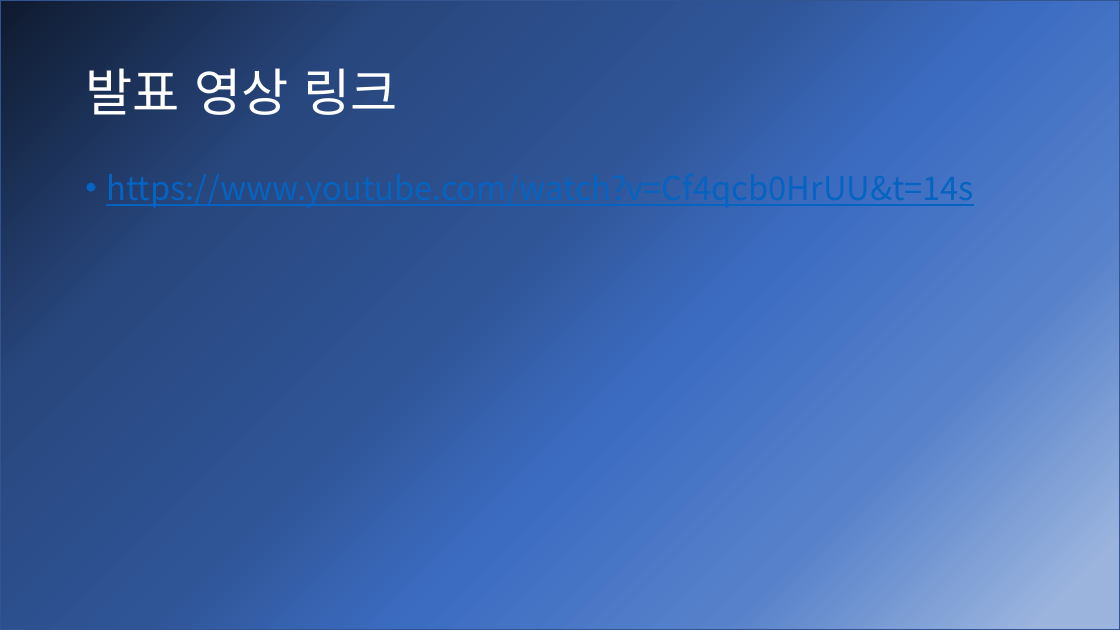
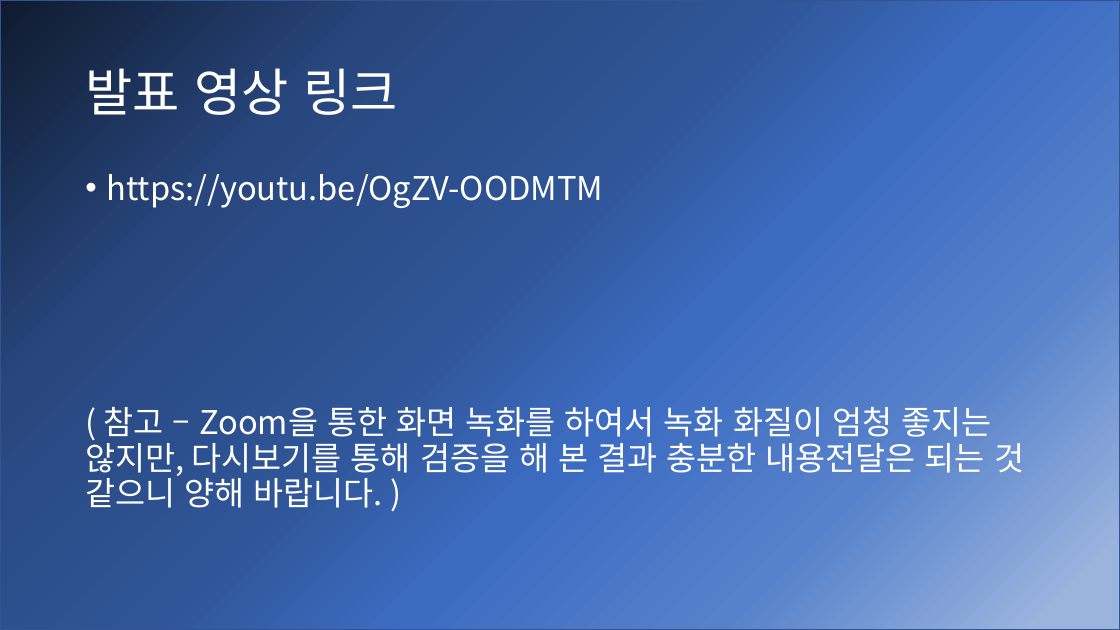
Before and after one commit to captainSosil/Teaming, a slide deck: slide 30 of Desktop/응소실플젝/2020학년도응소실/응용소프트웨어실습_6조_최종발표자료.pptx. Drawn at 1120x630 pixels with LibreOffice and Linux fonts; fonts in the diff are those of the drawing. Boxes give left, top, right and bottom in pixels: in the first picture for what was removed or moved away, otherwise in the second. Text is boxed around its words. In the diff, an @@ line names an element or a change of style, - is before the commit and + after.

Commit message:
최종발표자료 수정
최종발표자료 수정

```diff
--- a/Desktop/응소실플젝/2020학년도응소실/응용소프트웨어실습_6조_최종발표자료.pptx
+++ b/Desktop/응소실플젝/2020학년도응소실/응용소프트웨어실습_6조_최종발표자료.pptx
@@ text at (85, 174, 1024, 508): text changed; text colour #0563C1 to #FFFFFF @@
-• https://www.youtube.com/watch?v=Cf4qcb0HrUU&t=14s
+• https://youtu.be/OgZV-OODMTM
+( 참고 – Zoom을 통한 화면 녹화를 하여서 녹화 화질이 엄청 좋지는 않지만, 다시보기를 통해 검증을 해 본 결과 충분한 내용전달은 되는 것 같으니 양해 바랍니다. )
```
Also in this commit, not shown: 4 other slides changed, 1 slide added.
